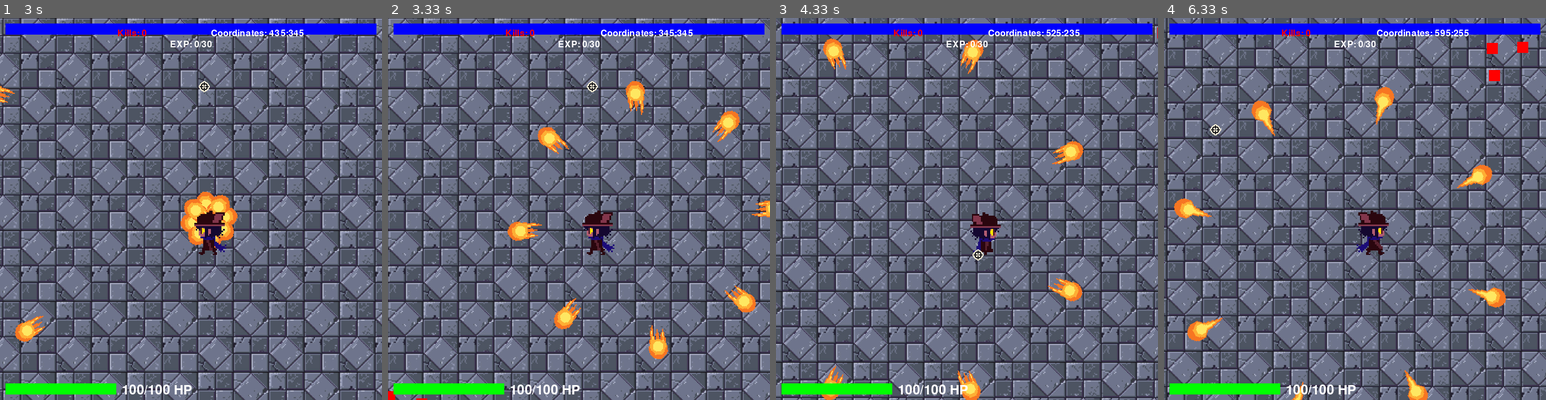
Above: before the commit, frames 1-4 (left to right).
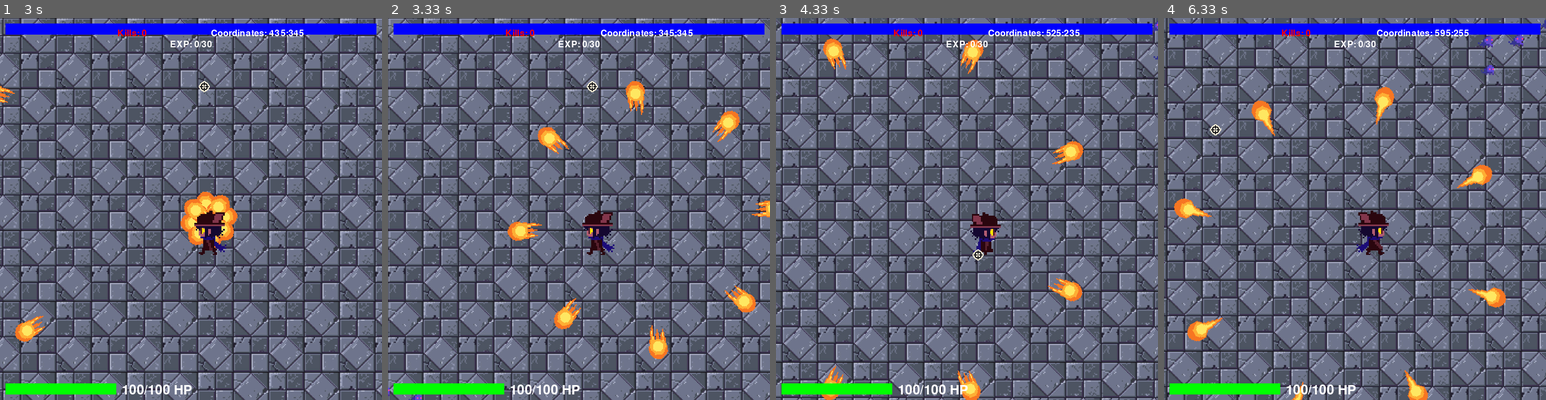
Above: after the commit, the same moments.

Repository: DaCUtePotato/2dshooter
Game: pygame game, started from main.py
The game is run twice, just before and just after one commit, with the same random seed, the same clock (stepped at 60 frames per second) and the same inputs.
Inputs (mouse positions are in pixels of both pictures, inside the frame that each line leads up to):
- Up to frame 1 (3 s): click (191, 209) at 0.38 s; hold D 0.67-1.13 s; click (313, 197) at 0.75 s; hold W 1.17-1.47 s; click (99, 212) at 1.25 s; hold D 1.5-1.97 s; click (72, 151) at 1.58 s; hold A 2-2.53 s; click (248, 75) at 2.08 s; hold S 2.57-2.87 s; click (236, 243) at 2.65 s; hold A from 2.9 s (still down); click (198, 82) at 2.98 s
- Up to frame 2 (3.33 s): release A at 3.3 s
- Up to frame 3 (4.33 s): hold W 3.33-3.7 s; click (829, 197) at 3.42 s; hold D from 3.73 s (still down); click (970, 251) at 3.82 s
- Up to frame 4 (6.33 s): release D at 4.37 s; hold S 4.4-4.77 s; click (1343, 144) at 4.48 s; hold A 4.8-5.27 s; click (1454, 270) at 4.88 s; hold D 5.3-5.77 s; click (1293, 82) at 5.38 s; hold W 5.8-6.1 s; click (1454, 174) at 5.88 s; hold D from 6.13 s (still down); click (1209, 124) at 6.22 s

Frame 1 is identical in both runs. In frame 2, less than 0.1% of the frame differs, in the area x 0-11%, y 96-100%; in frame 3, less than 0.1%; in frame 4, 0.4%, in the area x 82-100%, y 0-17%.

Commit message:
added introduced enemy sprites. (animated) adjusted gambling noises so that it loops better

Diff:
--- a/base_enemy.py
+++ b/base_enemy.py
@@ -1,15 +1,15 @@
-import random
+# base_enemy.py
+import pygame
 
-# Enemy attributes
 class Enemy:
-    def __init__(self, x, y, width, height, hp, speed):
+    def __init__(self, x, y, width, height, hp, speed, frame):
         self.x = x
         self.y = y
         self.width = width
         self.height = height
         self.hp = hp
         self.speed = speed
+        self.frame = frame
 
-
-exp = random.randint(1, 5)
+# Keep track of all enemies
 enemies = []
--- a/main.py
+++ b/main.py
@@ -3,7 +3,7 @@
 import sys
 import random
 from base_enemy import Enemy, enemies
-from crashing_enemy import crashingEnemy, crashing_enemies
+from crashing_enemy import crashing_enemies
 
 # Initialize Pygame
 pygame.init()
@@ -24,6 +24,7 @@
 width, height = pygame.display.get_surface().get_size()
 pygame.display.set_caption("2D Shooter")
 FPS = 60
+
 
 tile_image = pygame.image.load('sprites/tile.png')  # Load tiles for the game
 tile_size = 128  # Desired display size of each tile
@@ -41,16 +42,28 @@
 sprite_sheet_left = pygame.image.load(sprite_sheet_path_left).convert_alpha()
 
 # Frame setup
-frame_width, frame_height = 24, 30
+
+# Frames player
+player_frame_width, plyer_frame_height = 24, 30
 scaling_factor = 2.77
-niko_scaling_width, niko_scaling_height = frame_width * scaling_factor, frame_height * scaling_factor
-frames_up = [pygame.transform.scale(sprite_sheet_up.subsurface(pygame.Rect(frame_width * i, 0, frame_width, frame_height)), (niko_scaling_width, niko_scaling_height)) for i in range(3)]
-frames_right = [pygame.transform.scale(sprite_sheet_right.subsurface(pygame.Rect(frame_width * i, 0, frame_width, frame_height)), (niko_scaling_width, niko_scaling_height)) for i in range(3)]
-frames_down = [pygame.transform.scale(sprite_sheet_down.subsurface(pygame.Rect(frame_width * i, 0, frame_width, frame_height)), (niko_scaling_width, niko_scaling_height)) for i in range(3)]
-frames_left = [pygame.transform.scale(sprite_sheet_left.subsurface(pygame.Rect(frame_width * i, 0, frame_width, frame_height)), (niko_scaling_width, niko_scaling_height)) for i in range(3)]
+niko_scaling_width, niko_scaling_height = player_frame_width * scaling_factor, plyer_frame_height * scaling_factor
+frames_up = [pygame.transform.scale(sprite_sheet_up.subsurface(pygame.Rect(player_frame_width * i, 0, player_frame_width, plyer_frame_height)), (niko_scaling_width, niko_scaling_height)) for i in range(3)]
+frames_right = [pygame.transform.scale(sprite_sheet_right.subsurface(pygame.Rect(player_frame_width * i, 0, player_frame_width, plyer_frame_height)), (niko_scaling_width, niko_scaling_height)) for i in range(3)]
+frames_down = [pygame.transform.scale(sprite_sheet_down.subsurface(pygame.Rect(player_frame_width * i, 0, player_frame_width, plyer_frame_height)), (niko_scaling_width, niko_scaling_height)) for i in range(3)]
+frames_left = [pygame.transform.scale(sprite_sheet_left.subsurface(pygame.Rect(player_frame_width * i, 0, player_frame_width, plyer_frame_height)), (niko_scaling_width, niko_scaling_height)) for i in range(3)]
 current_frame = 0
 frame_count = 0
 rendering = "down"
+
+enemy_frames = []
+for i in range(1, 4):  # Assume there are five fireball images named fireball1.png to fireball5.png
+    original_enemy_frame = pygame.image.load(f"sprites/enemies/enemy{i}.png").convert_alpha()
+    scaled_enemy_width = original_enemy_frame.get_width() * 3
+    scaled_enemy_height = original_enemy_frame.get_height() * 3
+    scaled_enemy_frame = pygame.transform.scale(original_enemy_frame, (scaled_enemy_width, scaled_enemy_height))
+    enemy_frames.append(scaled_enemy_frame)
+enemy_frame_skips = FPS
+temp_enemy_frame_skips = enemy_frame_skips
 
 # Colors
 BLACK = (0, 0, 0)
@@ -110,7 +123,6 @@
     bullet_frames.append(scaled_frame)
 
 ENEMY_SPEED = 0.5  # Adjust this value as needed
-enemy_image = "Sprites/Ampter"
 
 # Load experience orb image
 exp_image = pygame.image.load("sprites/exp.png")
@@ -129,7 +141,7 @@
 current_fireball_cooldown = 0
 upgrades = 5
 
-cooldown_reduction_upgrade1 = 10 # Cooldown reduction Upgrade 1
+cooldown_reduction_upgrade1 = 10 # Cooldown reduction Upgrade
 cooldown_reduction_upgrade2 = 5 # Cooldown reduction Upgrade 2
 cooldown_reduction_upgrade3 = 10 # Cooldown reduction Upgrade 3
 cooldown_reduction_upgrade4 = 5 # Same here
@@ -148,6 +160,14 @@
         bullet['frame'] = 0
     return bullet_frames[bullet['frame']]
 
+def animate_enemy(enemy):
+    enemy.frame += 1
+    if enemy.frame >= len(enemy_frames):
+        enemy.frame = 0
+    return enemy_frames[enemy.frame]
+for enemy in enemies:
+    enemy_image = animate_enemy(enemy)
+    temp_enemy_images = enemy_image
 def shoot_forwards(player_x, player_y,bullet_speed,angle, bullets):
     bullets.append({
         'x': player_x,
@@ -320,7 +340,7 @@
     paused = True
     show_upgrade_menu = True  # Show the upgrade menu
     if gambling_mode:
-        gambling_sound.play()
+        gambling_sound.play(loops=-1)
     elif gambling_mode == False:
         level_up_sound.play()
 
@@ -348,7 +368,7 @@
     spawn_x = player_x + random.choice([-1, 1]) * (random.randint(screen_width // 2 + off_screen_buffer, screen_width))
     spawn_y = player_y + random.choice([-1, 1]) * (random.randint(screen_height // 2 + off_screen_buffer, screen_height))
 
-    basic_enemy = Enemy(spawn_x, spawn_y, 20, 20, 10, ENEMY_SPEED)
+    basic_enemy = Enemy(spawn_x, spawn_y, 20, 20, 10, ENEMY_SPEED, 0)
     enemies.append(basic_enemy)
 
 # Function to spawn crashing enemies
@@ -358,7 +378,7 @@
     spawn_y = player_y + random.choice([-1, 1]) * (
         random.randint(screen_height // 2 + off_screen_buffer, screen_height))
 
-    crashing_enemy = Enemy(spawn_x, spawn_y, 20, 20, 10, ENEMY_SPEED)
+    crashing_enemy = Enemy(spawn_x, spawn_y, 20, 20, 10, ENEMY_SPEED, 0)
     crashing_enemies.append(crashing_enemy)
 
 # Function to draw player's health bar
@@ -420,32 +440,40 @@
                 if event.key == pygame.K_RETURN and upgrades==0:
                     upgrades=1  # Apply the first fireball upgrade
                     show_upgrade_menu = False
+                    gambling_sound.stop()
                     paused = False  # Unpause the game after selecting the upgrade
                 elif event.key == pygame.K_RETURN and upgrades==1:
                     upgrades=2  # Apply the second fireball upgrade
+                    gambling_sound.stop()
                     show_upgrade_menu = False
                     paused = False  # Unpause the game after selecting the upgrade
                 elif event.key == pygame.K_RETURN and upgrades==2:
                     upgrades=3  # Apply the third fireball upgrade
+                    gambling_sound.stop()
                     show_upgrade_menu = False
                     paused = False  # Unpause the game after selecting the upgrade
                 elif event.key == pygame.K_RETURN and upgrades==3:
                     upgrades=4  # Apply the third fireball upgrade
+                    gambling_sound.stop()
                     show_upgrade_menu = False
                     paused = False  # Unpause the game after selecting the upgrade
                 elif event.key == pygame.K_RETURN and upgrades==4:
                     upgrades=5  # Apply the third fireball upgrade
+                    gambling_sound.stop()
                     show_upgrade_menu = False
                     paused = False  # Unpause the game after selecting the upgrade
                 elif event.key == pygame.K_RETURN and upgrades==5:
                     upgrades=6  # Apply the sixth fireball upgrade
+                    gambling_sound.stop()
                     show_upgrade_menu = False
                     paused = False  # Unpause the game after selecting the upgrade
                 elif event.key == pygame.K_RETURN and upgrades==6:
                     upgrades=7  # Apply the sixth fireball upgrade
+                    gambling_sound.stop()
                     show_upgrade_menu = False
                     paused = False  # Unpause the game after selecting the upgrade
                 elif event.key == pygame.K_RETURN:
+                    gambling_sound.stop()
                     show_upgrade_menu = False
                     paused = False
 
@@ -558,7 +586,7 @@
         for enemy in enemies:
             # Calculate the center coordinates of the player
             player_x_center = player_x + player_width / 2
-            player_y_center = player_y + player_height / 2
+            player_y_center = player_y + player_height /4
 
             # Calculate the vertical and horizontal distance between the enemy and the player's center
             distance_y = player_y_center - enemy.y
@@ -574,6 +602,11 @@
             # Update enemy position
             enemy.x += move_x
             enemy.y += move_y
+            enemy_image = animate_enemy(enemy)  # Animate enemy
+            #screen.blit(enemy_image, (
+            #enemy.x - enemy_image.get_width() / 2, enemy.y - enemy_image.get_height() / 2))
+
+
 
             # Check for collisions with the player
             if (player_x < enemy.x + enemy.width and player_x + player_width > enemy.x and
@@ -658,9 +691,6 @@
         # Draw the scaled image
         screen.blit(scaled_exp_image, (image_x, image_y))
 
-    for enemy in enemies:
-        pygame.draw.rect(screen, RED, (enemy.x + camera_offset_x, enemy.y + camera_offset_y, enemy.width, enemy.height))
-
     for crashing_enemy in crashing_enemies:
         pygame.draw.rect(screen, BLUE, (crashing_enemy.x + camera_offset_x, crashing_enemy.y + camera_offset_y, crashing_enemy.width, crashing_enemy.height))
 
@@ -677,6 +707,25 @@
         # Draw the rotated bullet image at the bullet's position
         screen.blit(rotated_bullet_image, (
             bullet['x'] - rotated_bullet_image.get_width() / 2 + camera_offset_x, bullet['y'] - rotated_bullet_image.get_height() / 2 + camera_offset_y))
+
+
+    for enemy in enemies:
+        if temp_enemy_frame_skips >= enemy_frame_skips and not paused:
+            # Animate enemy
+            enemy_image = animate_enemy(enemy)
+            screen.blit(enemy_image, (
+                enemy.x - enemy_image.get_width() / 2 + camera_offset_x,
+                enemy.y - enemy_image.get_height() / 2 + camera_offset_y))
+            #print("next frame!!!")
+            # Draw the enemy image at the enemy's position
+            temp_enemy_frame_skips = 0
+            temp_enemy_images = enemy_image
+        elif not paused:
+            temp_enemy_frame_skips+=1
+            screen.blit(temp_enemy_images, (enemy.x - temp_enemy_images.get_width()/2+camera_offset_x,
+                                      enemy.y - temp_enemy_images.get_height()/2+camera_offset_y))
+            #print(f"frames skip = {temp_enemy_frame_skips}")
+
 
     draw_hp_bar()  # Draw the player's HP bar
     draw_exp_bar()  # Draw the experience bar
@@ -694,6 +743,7 @@
         invince_frames += 1
     if exp >= current_max_exp:
         level_up()
+
 
     # If game is paused, show pause menu
     if paused and not show_upgrade_menu:
Binary file added: sprites/enemies/enemy1.png
Binary file added: sprites/enemies/enemy2.png
Binary file added: sprites/enemies/enemy3.png
Binary file added: sprites/enemy_spritesheet.png
Not shown, changed: sounds/gambling.wav
